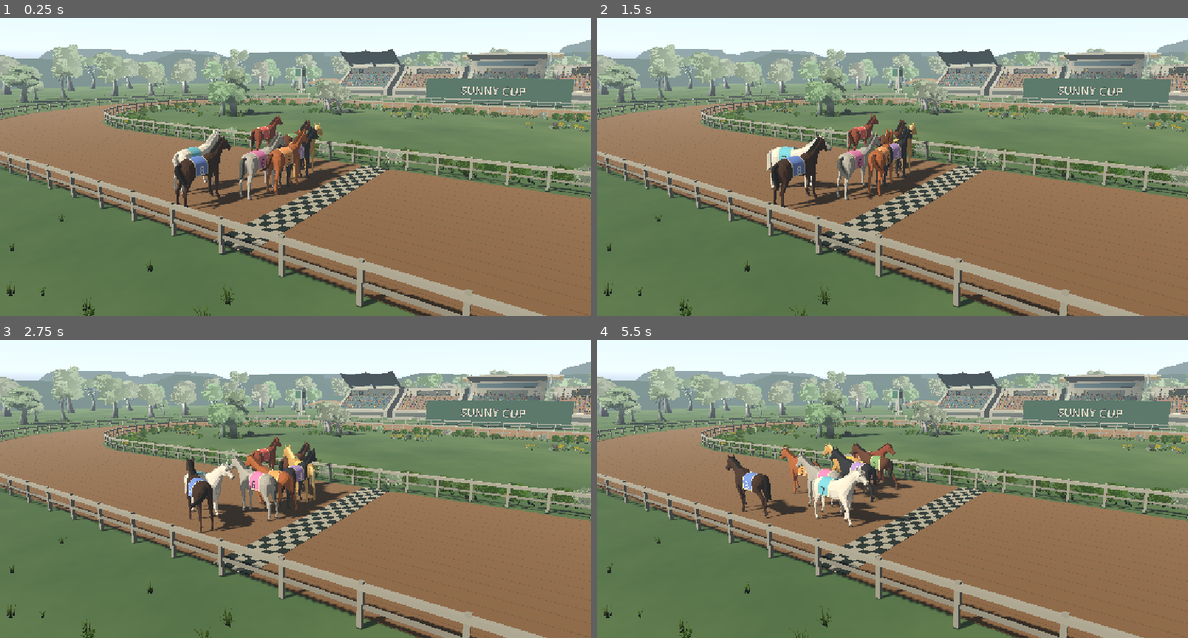
Above: before the commit, frames 1-4 (two rows, left to right).
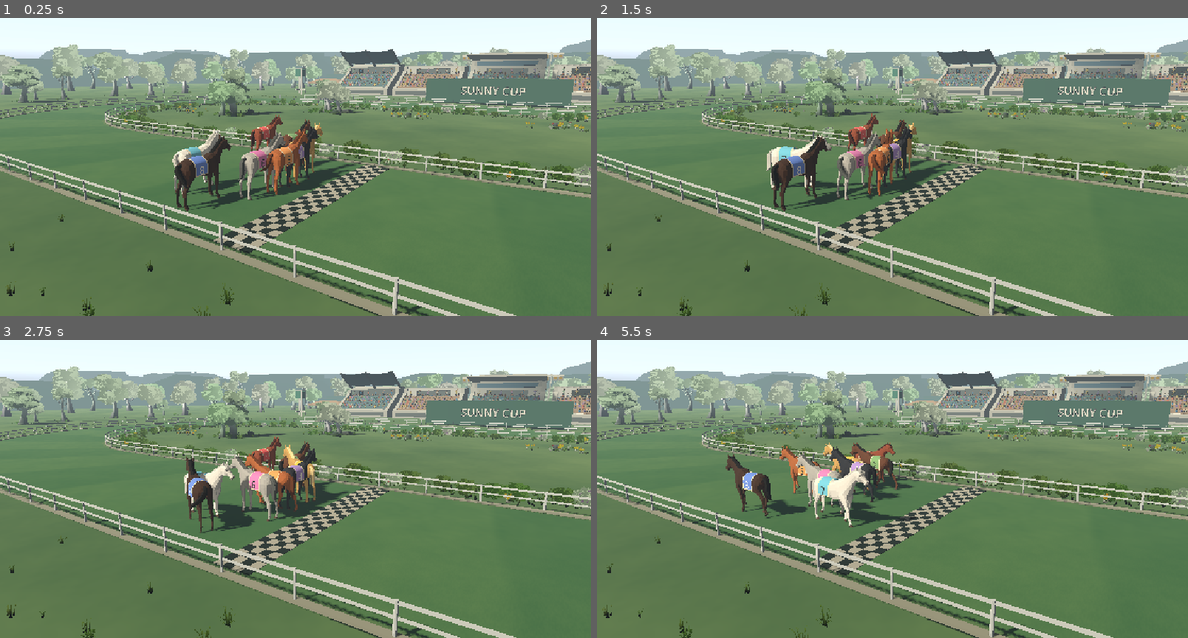
Above: after the commit, the same moments.

Repository: fayipon/racehorse
Game: Godot game, scene res://scenes/main.tscn
Same seed, same stepped clock (60 frames per second), same inputs: the game is played once before the commit and once after it. A sky picture missing from this copy of the repository is replaced by a grey-blue gradient.
Inputs:
- Up to frame 1 (0.25 s): no input
- Up to frame 2 (1.5 s): no input
- Up to frame 3 (2.75 s): no input
- Up to frame 4 (5.5 s): no input

The runs differ from the first frame. In frame 1, 38% of the frame differs, in the area x 0-100%, y 25-100%; in frame 2, 38%; in frame 3, 38%; in frame 4, 38%.

Commit message:
Add turf racing surface and modular equestrian rails

Diff:
--- a/godot/scripts/race.gd
+++ b/godot/scripts/race.gd
@@ -81,30 +81,6 @@
 	parent.add_child(node)
 	return node
 
-func beam(a: Vector3, b: Vector3, radius: float, color: Color) -> void:
-	var node := box(self, (a+b)*0.5, Vector3(radius, radius, a.distance_to(b)), color)
-	node.look_at(b, Vector3.UP)
-
-func ring(radius: float, width: float, color: Color, y: float) -> void:
-	var st := SurfaceTool.new()
-	st.begin(Mesh.PRIMITIVE_TRIANGLES)
-	for i in range(192):
-		var a := i/192.0
-		var b := (i+1)/192.0
-		var pts: Array[Vector3] = [course.sample(a,radius).position,course.sample(a,radius+width).position,course.sample(b,radius).position,course.sample(b,radius+width).position]
-		for idx in [0,2,1,1,2,3]:
-			var pos := pts[idx]
-			pos.y = y
-			st.set_normal(Vector3.UP)
-			st.set_uv(Vector2(pos.x,pos.z)*0.25)
-			st.add_vertex(pos)
-	var instance := MeshInstance3D.new()
-	instance.mesh = st.commit()
-	var mat := material(color).duplicate() as StandardMaterial3D
-	mat.cull_mode = BaseMaterial3D.CULL_DISABLED
-	instance.material_override = mat
-	add_child(instance)
-
 func course_point(progress: float, lane: int) -> Vector3:
 	return course.sample(progress,course.lane_radius(lane)).position
 
@@ -178,16 +154,9 @@
 	var landscape=preload("res://scripts/landscape.gd").new()
 	add_child(landscape)
 	landscape.build(course,reduced_motion)
-	ring(float(course.config.innerRadius),float(course.config.trackWidth),Color("a77c54"),0.01)
-	# Sand grooves and lane markings form a single continuous course.
-	for i in range(18): ring(float(course.config.innerRadius)+.3+i*.72,.035,Color("956d48"),.026)
-	for r in [float(course.config.innerRadius)-.4,float(course.config.innerRadius)+float(course.config.trackWidth)+.4]:
-		for i in range(128):
-			var p: Vector3 = course.sample(i/128.0,r).position
-			var q: Vector3 = course.sample((i+1)/128.0,r).position
-			box(self,p+Vector3(0,.65,0),Vector3(.14,1.3,.14),Color("c5c0ac"))
-			beam(p+Vector3(0,1.15,0),q+Vector3(0,1.15,0),.17,Color("d0c9b5"))
-			beam(p+Vector3(0,.60,0),q+Vector3(0,.60,0),.1,Color("b6b09e"))
+	var racing_track=preload("res://scripts/race_track.gd").new()
+	add_child(racing_track)
+	racing_track.build(course)
 	# The physical finish and minimap both lie at x=0 on the near straight.
 	for lane in range(27):
 		for column in range(4):
@@ -222,7 +191,7 @@
 	soft_disc.fill_from=Vector2(.5,.5)
 	soft_disc.fill_to=Vector2(.5,1.0)
 	var dust_mat := StandardMaterial3D.new()
-	dust_mat.albedo_color=Color("c6a57a")
+	dust_mat.albedo_color=Color("8a9862")
 	dust_mat.albedo_texture=soft_disc
 	dust_mat.transparency=BaseMaterial3D.TRANSPARENCY_ALPHA
 	dust_mat.shading_mode=BaseMaterial3D.SHADING_MODE_UNSHADED
@@ -494,9 +463,9 @@
 				dust_outwards[i]=path.outward
 				dust_origins[i]=horses[owner].position-path.tangent*.45+path.outward*sin(i*7.3)*.38
 			# Leave dust behind in world space instead of attaching it to the horse.
-			dust[i].position=dust_origins[i]-dust_forwards[i]*t*lerpf(.7,1.6,sprint)+dust_outwards[i]*sin(i*2.1)*t*.4+Vector3(0,.12+t*lerpf(.35,.7,sprint),0)
-			var size: float=.2+sin(t*PI)*lerpf(.85,1.55,sprint)
+			dust[i].position=dust_origins[i]-dust_forwards[i]*t*lerpf(.7,1.6,sprint)+dust_outwards[i]*sin(i*2.1)*t*.4+Vector3(0,.08+t*lerpf(.2,.4,sprint),0)
+			var size: float=.12+sin(t*PI)*lerpf(.4,.75,sprint)
 			dust[i].scale=Vector3(size*1.3,size,size)
-			var tint:=Color("c6a57a")
-			tint.a=sin(t*PI)*lerpf(.17,.3,sprint)
+			var tint:=Color("8a9862")
+			tint.a=sin(t*PI)*lerpf(.10,.18,sprint)
 			dust_materials[i].albedo_color=tint
--- /dev/null
+++ b/godot/scripts/race_track.gd
@@ -0,0 +1,72 @@
+extends Node3D
+
+const RAIL = preload("res://assets/equestrian/arena_rail.glb")
+const TURF = preload("res://shaders/racing_turf.gdshader")
+
+func build(course: RefCounted) -> void:
+	build_turf(course)
+	var template: Node3D=RAIL.instantiate()
+	var parts: Array=[]
+	collect_parts(template,Transform3D.IDENTITY,parts)
+	for radius in [float(course.config.innerRadius)-.4,float(course.config.innerRadius)+float(course.config.trackWidth)+.4]:
+		var circumference: float=4.0*float(course.config.halfStraight)+TAU*radius
+		var count:=roundi(circumference/3.0)
+		for part in parts:
+			var instances:=MultiMesh.new()
+			instances.transform_format=MultiMesh.TRANSFORM_3D
+			instances.mesh=part.mesh
+			instances.instance_count=count
+			for i in range(count):
+				var a: Vector3=course.sample(float(i)/count,radius).position
+				var b: Vector3=course.sample(float(i+1)/count,radius).position
+				var direction: Vector3=(b-a).normalized()
+				# Face the kick board inward on both sides of the racing surface.
+				if radius>float(course.config.innerRadius): direction=-direction
+				var basis:=Basis(direction*a.distance_to(b)/3.0,Vector3.UP,direction.cross(Vector3.UP))
+				instances.set_instance_transform(i,Transform3D(basis,(a+b)*.5)*part.transform)
+			var batch:=MultiMeshInstance3D.new()
+			batch.multimesh=instances
+			add_child(batch)
+	template.free()
+
+func collect_parts(node: Node3D, parent_transform: Transform3D, parts: Array) -> void:
+	var transform:=parent_transform*node.transform
+	if node is MeshInstance3D:
+		var mesh: ArrayMesh=node.mesh.duplicate()
+		for surface in range(mesh.get_surface_count()):
+			var mat:=node.get_active_material(surface).duplicate() as StandardMaterial3D
+			mat.roughness=.92
+			mat.metallic_specular=.12
+			# Retain the model's two materials with a warm painted finish.
+			mat.albedo_color=Color("e4e3d8") if mat.resource_name=="white" else Color("aaa68d")
+			mesh.surface_set_material(surface,mat)
+		parts.append({"mesh":mesh,"transform":transform})
+	for child in node.get_children():
+		if child is Node3D: collect_parts(child,transform,parts)
+
+func build_turf(course: RefCounted) -> void:
+	var inner:=float(course.config.innerRadius)
+	var width:=float(course.config.trackWidth)
+	var circumference:=4.0*float(course.config.halfStraight)+TAU*(inner+width*.5)
+	var surface:=SurfaceTool.new()
+	surface.begin(Mesh.PRIMITIVE_TRIANGLES)
+	for i in range(384):
+		var a:=float(i)/384.0
+		var b:=float(i+1)/384.0
+		var points: Array[Vector3]=[course.sample(a,inner).position,course.sample(a,inner+width).position,course.sample(b,inner).position,course.sample(b,inner+width).position]
+		var uv: Array[Vector2]=[Vector2(a*circumference,0),Vector2(a*circumference,width),Vector2(b*circumference,0),Vector2(b*circumference,width)]
+		for index in [0,2,1,1,2,3]:
+			var point:=points[index]
+			point.y=.012
+			surface.set_normal(Vector3.UP)
+			surface.set_uv(uv[index])
+			surface.add_vertex(point)
+	var turf:=MeshInstance3D.new()
+	turf.mesh=surface.commit()
+	var mat:=ShaderMaterial.new()
+	mat.shader=TURF
+	mat.set_shader_parameter("lap_length",circumference)
+	mat.set_shader_parameter("grass_dark",Color("3f703c"))
+	mat.set_shader_parameter("grass_light",Color("70934e"))
+	turf.material_override=mat
+	add_child(turf)
--- /dev/null
+++ b/godot/shaders/racing_turf.gdshader
@@ -0,0 +1,29 @@
+shader_type spatial;
+render_mode diffuse_lambert, specular_disabled, cull_disabled;
+
+uniform vec4 grass_dark : source_color;
+uniform vec4 grass_light : source_color;
+uniform float lap_length = 280.0;
+varying vec3 world;
+
+float hash(vec2 p) { return fract(sin(dot(p,vec2(127.1,311.7)))*43758.5453); }
+float noise(vec2 p) {
+	vec2 i=floor(p), f=fract(p);
+	f=f*f*(3.0-2.0*f);
+	return mix(mix(hash(i),hash(i+vec2(1,0)),f.x),mix(hash(i+vec2(0,1)),hash(i+vec2(1,1)),f.x),f.y);
+}
+
+void vertex() { world=(MODEL_MATRIX*vec4(VERTEX,1.0)).xyz; }
+
+void fragment() {
+	// Whole mowing bands close seamlessly around the oval, including bends.
+	float mowing=smoothstep(-.13,.13,sin(UV.x/lap_length*6.2831853*18.0));
+	float patches=noise(world.xz*.7)*.65+noise(world.xz*2.8)*.35;
+	// Fine cut grass fades before it can shimmer in the distant chase shots.
+	float footprint=max(length(dFdx(world.xz)),length(dFdy(world.xz)));
+	float detail=1.0-smoothstep(.04,.18,footprint);
+	float blades=(noise(world.xz*vec2(32.0,10.0))-.5)*detail;
+	float shade=clamp(.31+patches*.26+(mowing-.5)*.22+blades*.14,0.0,1.0);
+	ALBEDO=mix(grass_dark.rgb,grass_light.rgb,shade);
+	ROUGHNESS=1.0;
+}
Binary file added: godot/assets/equestrian/arena_rail.glb
Not shown, added: godot/assets/equestrian/arena_rail.glb.import
Not shown, added: godot/assets/equestrian/manifest.json
Not shown, added: godot/assets/equestrian/source/.gdignore
Binary file added: godot/assets/equestrian/source/arena_rail.glb
Not shown, added: godot/scripts/race_track.gd.uid
Not shown, added: godot/shaders/racing_turf.gdshader.uid
Not shown, changed: ASSETS.md
Not shown, changed: README.md
Not shown, added: godot/assets/equestrian/LICENSE.md
Not shown, changed: public/game/index.html
Not shown, changed: public/game/index.pck
(and 1 more such lines)
